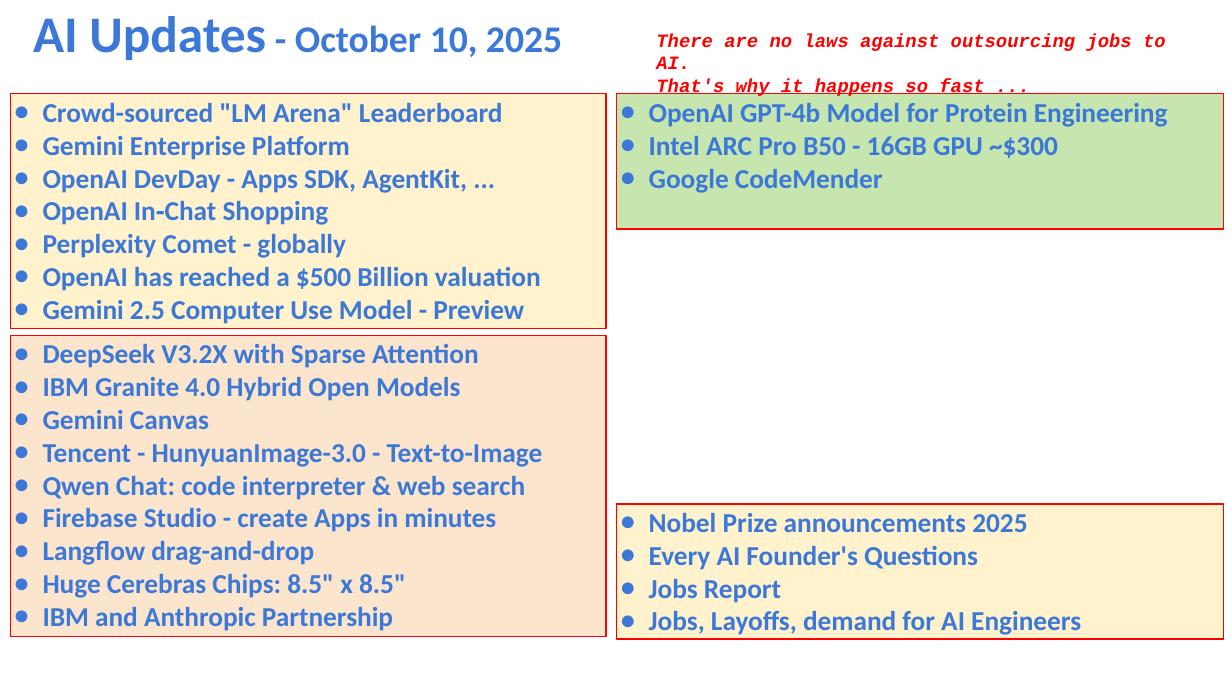
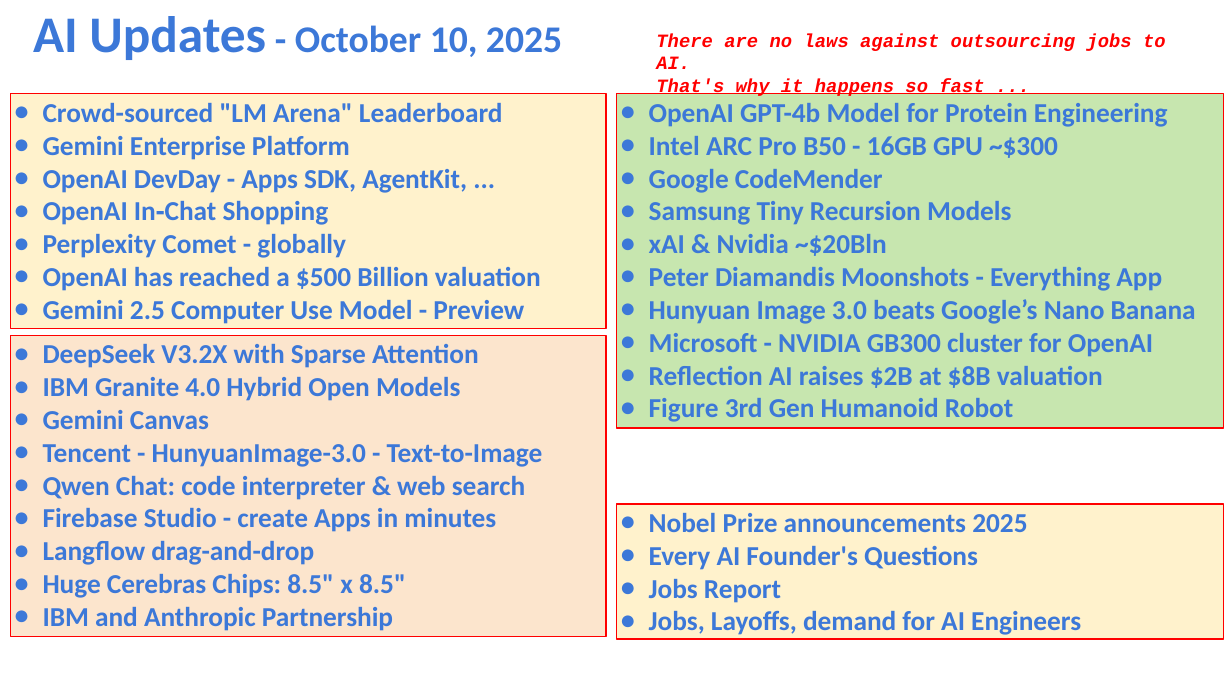
Before and after one commit to lselector/seminar, a slide deck: slide 1 of 2025/2025-10-10-AI-Updates.pptx. Drawn at 1232x693 pixels with LibreOffice and Linux fonts; fonts in the diff are those of the drawing. Boxes give left, top, right and bottom in pixels: in the first picture for what was removed or moved away, otherwise in the second. Text is boxed around its words. In the diff, an @@ line names an element or a change of style, - is before the commit and + after.

```diff
--- a/2025/2025-10-10-AI-Updates.pptx
+++ b/2025/2025-10-10-AI-Updates.pptx
@@ rectangle "OpenAI GPT-4b Model for Protein ...": place and size @@
-rectangle "OpenAI GPT-4b Model for Protein ..." at [617,94,1223,229]
+rectangle "OpenAI GPT-4b Model for Protein ..." at [617,94,1223,428]
@@ text in rectangle at [649,201,1196,422]: paragraphs added @@
+● Samsung Tiny Recursion Models
+● xAI & Nvidia ~$20Bln
+● Peter Diamandis Moonshots - Everything App
+● Hunyuan Image 3.0 beats Google’s Nano Banana
+● Microsoft - NVIDIA GB300 cluster for OpenAI
+● Reflection AI raises $2B at $8B valuation
+● Figure 3rd Gen Humanoid Robot
```
Also in this commit, not shown: 6 other slides changed, 2 slides added, 1 slide removed.
